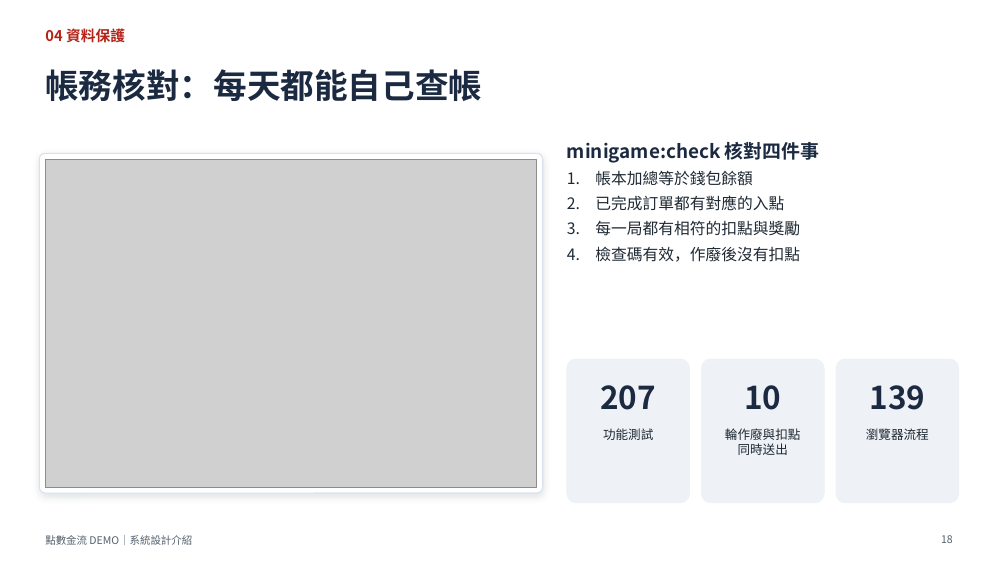
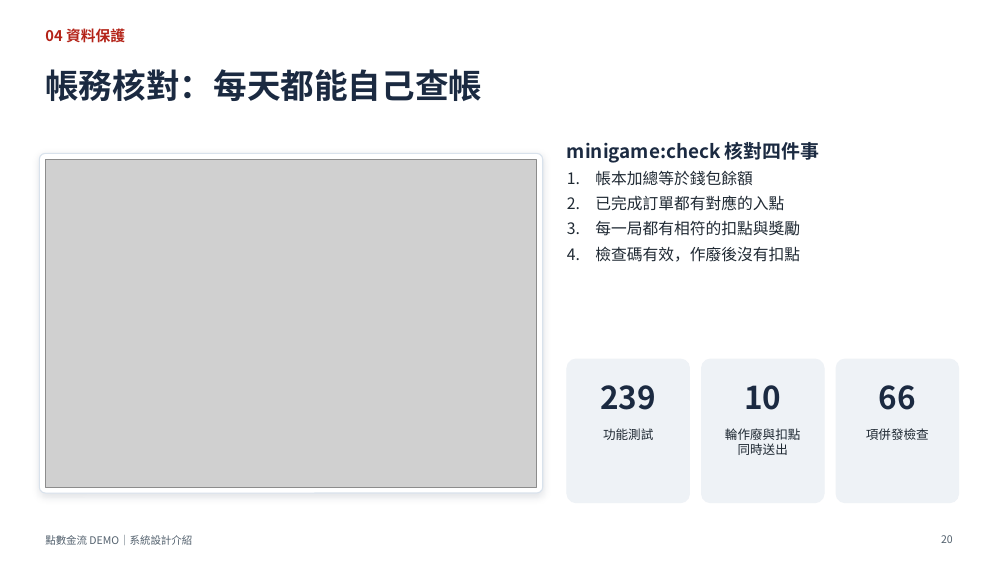
Before and after one commit to knnv0576/TopUpSystem, a slide deck: slide 20 of docs/點數金流DEMO_系統設計介紹.pptx (slide 18 before the commit). Drawn at 1008x567 pixels with LibreOffice and Linux fonts; fonts in the diff are those of the drawing; grey boxes stand for pictures. Boxes give left, top, right and bottom in pixels: in the first picture for what was removed or moved away, otherwise in the second. Text is boxed around its words. In the diff, an @@ line names an element or a change of style, - is before the commit and + after.

```diff
--- a/docs/點數金流DEMO_系統設計介紹.pptx
+++ b/docs/點數金流DEMO_系統設計介紹.pptx
@@ text at bbox=[600, 385, 656, 410]: text changed @@
-207
+239
@@ text at bbox=[879, 385, 916, 410]: text changed @@
-139
+66
@@ text at bbox=[866, 428, 929, 440]: text changed @@
-瀏覽器流程
+項併發檢查
@@ page number at bbox=[941, 535, 953, 543]: text changed @@
-18
+20
```
Also in this commit, not shown: 7 other slides changed, 6 slides added, 3 slides removed, 49 other files.
